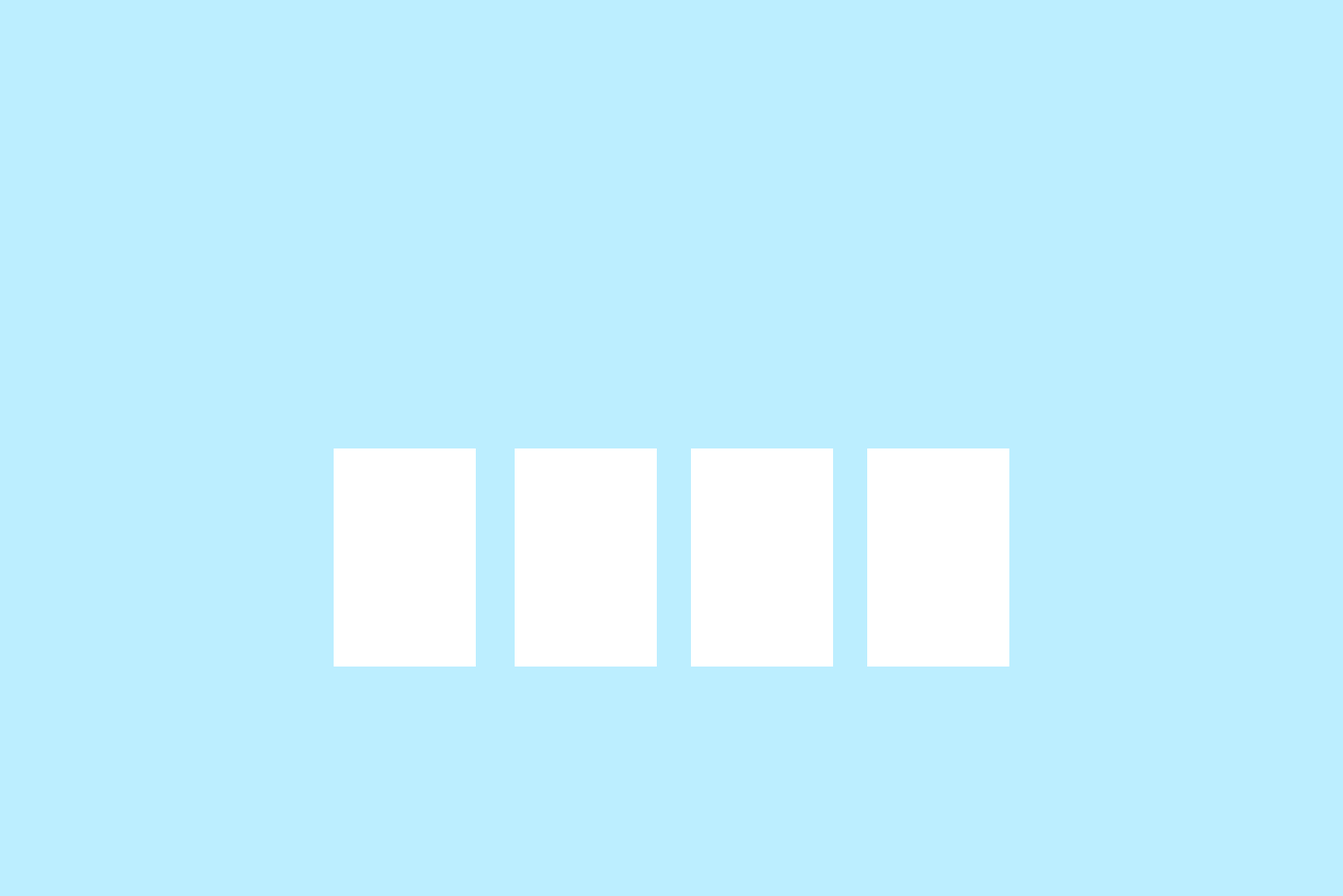
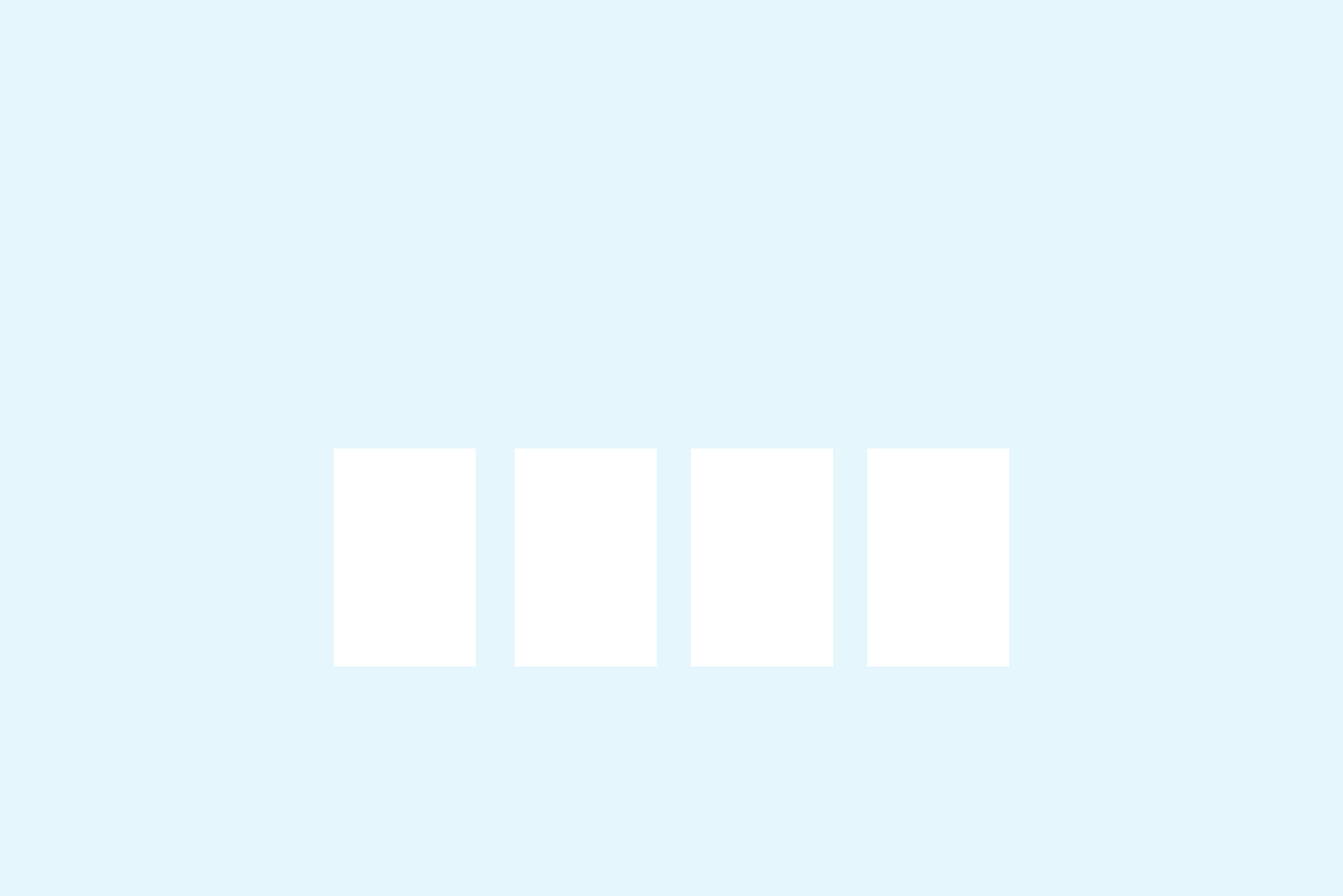
Comparing the layer stacks of the two 1343 × 896 images. Changes:
painted on "Background" over (x1=0, y1=0, x2=1343, y2=896)
